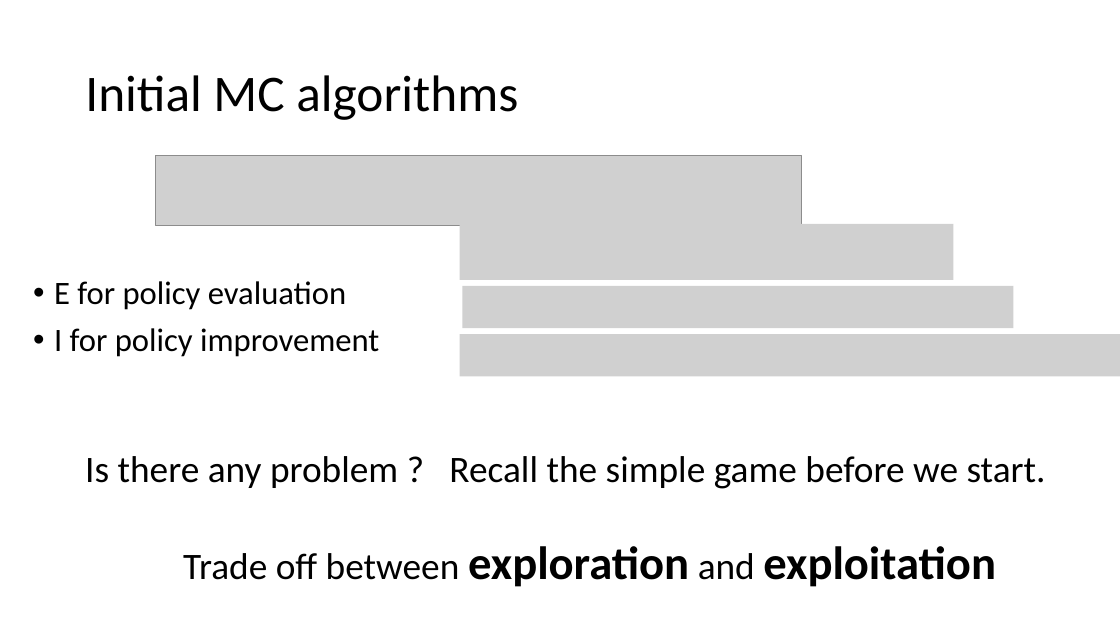
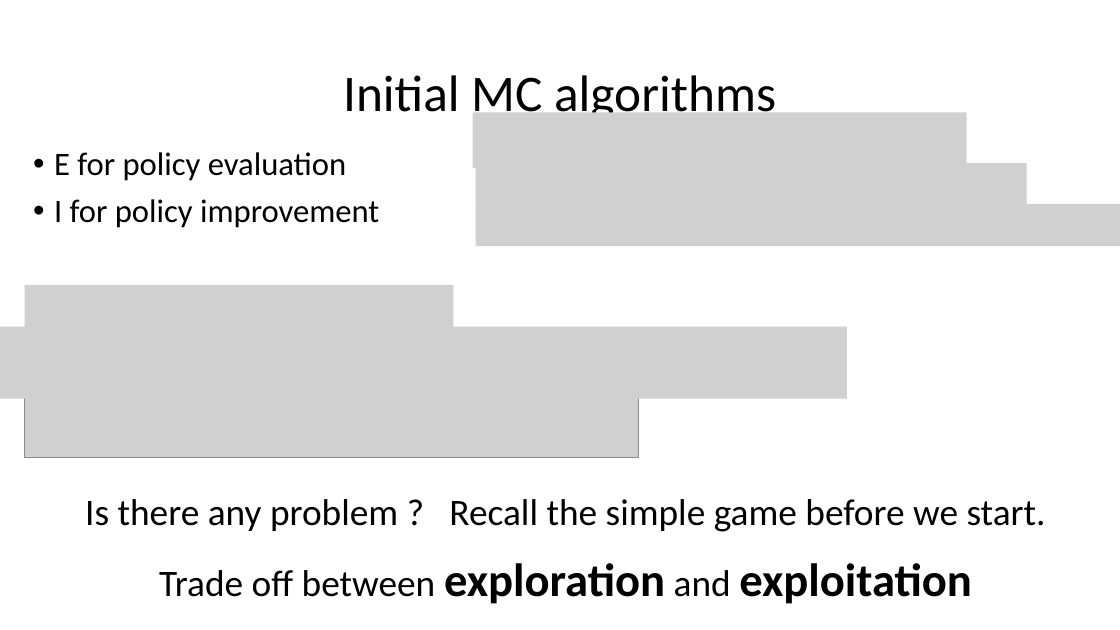
Before and after one commit to xfdywy/RL, a slide deck: slide 21 of FirstSeminar/firstseminar.pptx (slide 22 before the commit). Drawn at 1120x630 pixels with LibreOffice and Linux fonts; fonts in the diff are those of the drawing; grey boxes stand for pictures. Boxes give left, top, right and bottom in pixels: in the first picture for what was removed or moved away, otherwise in the second. Text is boxed around its words. In the diff, an @@ line names an element or a change of style, - is before the commit and + after.

```diff
--- a/FirstSeminar/firstseminar.pptx
+++ b/FirstSeminar/firstseminar.pptx
@@ title "Initial MC algorithms" at <box>343,75,776,123</box>: alignment left to centre @@
@@ picture added at <box>473,113,967,168</box> @@
@@ text "E for policy evaluation": place and size @@
-text "E for policy evaluation" at <box>54,281,379,357</box>
+text "E for policy evaluation" at <box>54,152,379,228</box>
@@ picture: place and size @@
-picture at <box>462,286,1013,328</box>
+picture at <box>476,163,1027,205</box>
@@ picture added at <box>476,204,1120,246</box> @@
@@ picture removed at <box>460,224,954,280</box> @@
@@ picture added at <box>24,285,453,333</box> @@
@@ picture added at <box>0,327,847,399</box> @@
@@ picture removed at <box>460,334,1120,376</box> @@
@@ picture: place and size @@
-picture at <box>156,155,802,225</box>
+picture at <box>24,387,639,457</box>
@@ text "Is there any problem ? ...": place and size @@
-text "Is there any problem ? ..." at <box>85,456,1046,489</box>
+text "Is there any problem ? ..." at <box>85,499,1046,532</box>
@@ text "Trade off between exploration and ...": place and size @@
-text "Trade off between exploration and ..." at <box>183,546,996,587</box>
+text "Trade off between exploration and ..." at <box>159,563,972,604</box>
```
Also in this commit, not shown: 12 other slides changed, 9 slides added, 3 slides removed, 1 other file.
